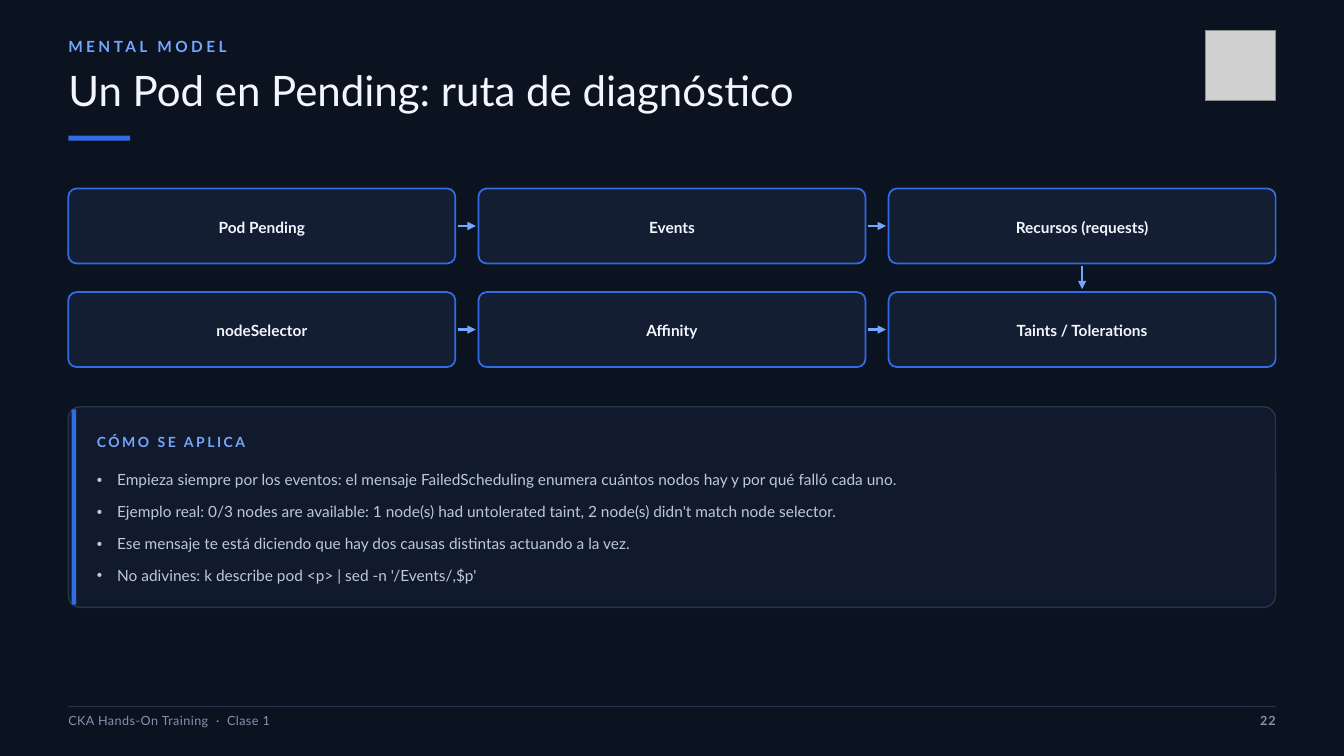
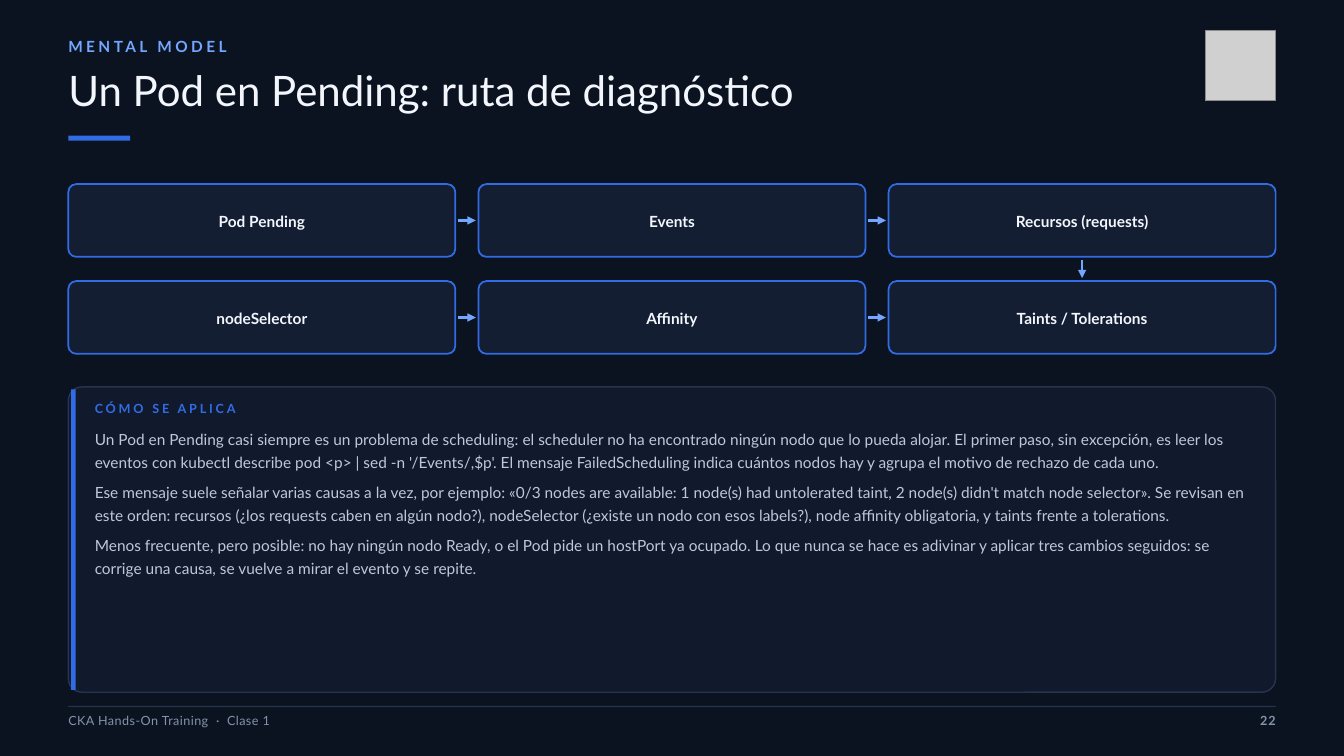
Before and after one commit to brettsacuna/CKA-TRAINING, a slide deck: slide 22 of CLASE-01/01-CLASE-01-CKA.pptx. Drawn at 1344x756 pixels with LibreOffice and Linux fonts; fonts in the diff are those of the drawing; grey boxes stand for pictures. Boxes give left, top, right and bottom in pixels: in the first picture for what was removed or moved away, otherwise in the second. Text is boxed around its words. In the diff, an @@ line names an element or a change of style, - is before the commit and + after.

```diff
--- a/CLASE-01/01-CLASE-01-CKA.pptx
+++ b/CLASE-01/01-CLASE-01-CKA.pptx
@@ 3 texts, 3 rounded rectangles, 2 arrows: place and size @@
-3 texts, 3 rounded rectangles, 2 arrows at (69,189,1276,263)
+3 texts, 3 rounded rectangles, 2 arrows at (69,185,1276,257)
@@ arrow moved from (1083, 266) - (1083, 289) to (1083, 260) - (1083, 278) @@
@@ 3 texts, 3 rounded rectangles, 2 arrows: place and size @@
-3 texts, 3 rounded rectangles, 2 arrows at (69,292,1276,367)
+3 texts, 3 rounded rectangles, 2 arrows at (69,281,1276,354)
@@ rounded rectangle: place and size @@
-rounded rectangle at (69,407,1276,608)
+rounded rectangle at (69,387,1276,693)
@@ rounded rectangle at (69,387,1276,693): proportions changed @@
@@ rectangle: place and size @@
-rectangle at (72,409,76,605)
+rectangle at (72,389,76,690)
@@ text at (95,402,236,413): size 10 to 9 pt, text colour #74A6FF to #326CE5, letter spacing 1.8 to 2 pt in "CÓMO SE APLICA"; less space between paragraphs @@
@@ text "CÓMO SE APLICA": place and size @@
-text "CÓMO SE APLICA" at (97,434,897,584)
+text "CÓMO SE APLICA" at (95,402,1244,577)
@@ text at (95,433,1244,577): text changed @@
-• Empieza siempre por los eventos: el mensaje FailedScheduling enumera cuántos nodos hay y por qué falló cada uno.
-• Ejemplo real: 0/3 nodes are available: 1 node(s) had untolerated taint, 2 node(s) didn't match node selector.
-• Ese mensaje te está diciendo que hay dos causas distintas actuando a la vez.
-• No adivines: k describe pod <p> | sed -n '/Events/,$p'
+Un Pod en Pending casi siempre es un problema de scheduling: el scheduler no ha encontrado ningún nodo que lo pueda alojar. El primer paso, sin excepción, es leer los eventos con kubectl describe pod <p> | sed -n '/Events/,$p'. El mensaje FailedScheduling indica cuántos nodos hay y agrupa el motivo de rechazo de cada uno.
+Ese mensaje suele señalar varias causas a la vez, por ejemplo: «0/3 nodes are available: 1 node(s) had untolerated taint, 2 node(s) didn't match node selector». Se revisan en este orden: recursos (¿los requests caben en algún nodo?), nodeSelector (¿existe un nodo con esos labels?), node affinity obligatoria, y taints frente a tolerations.
+Menos frecuente, pero posible: no hay ningún nodo Ready, o el Pod pide un hostPort ya ocupado. Lo que nunca se hace es adivinar y aplicar tres cambios seguidos: se corrige una causa, se vuelve a mirar el evento y se repite.
```
Also in this commit, not shown: 9 other slides changed, 14 other files.
